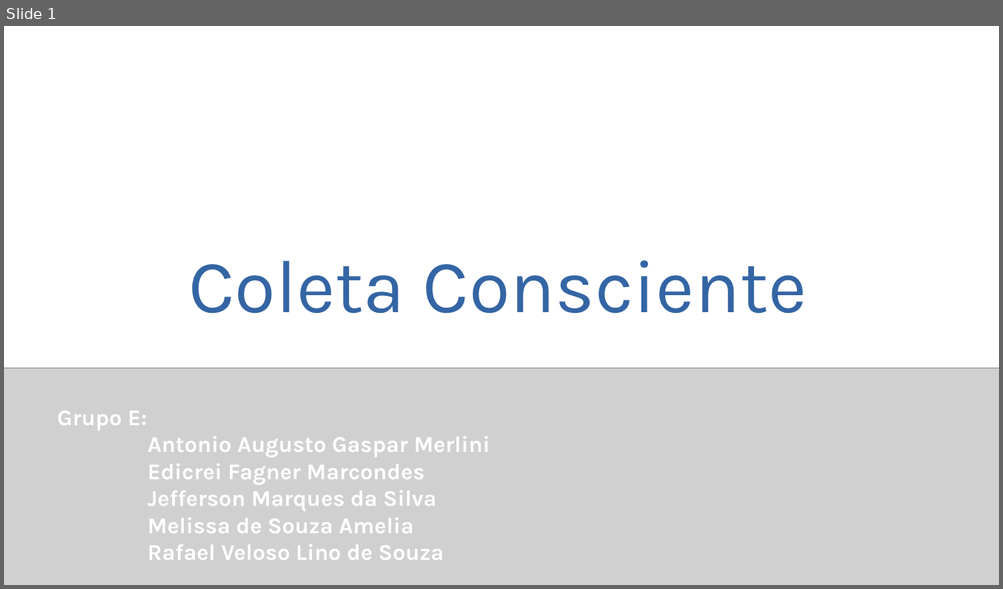
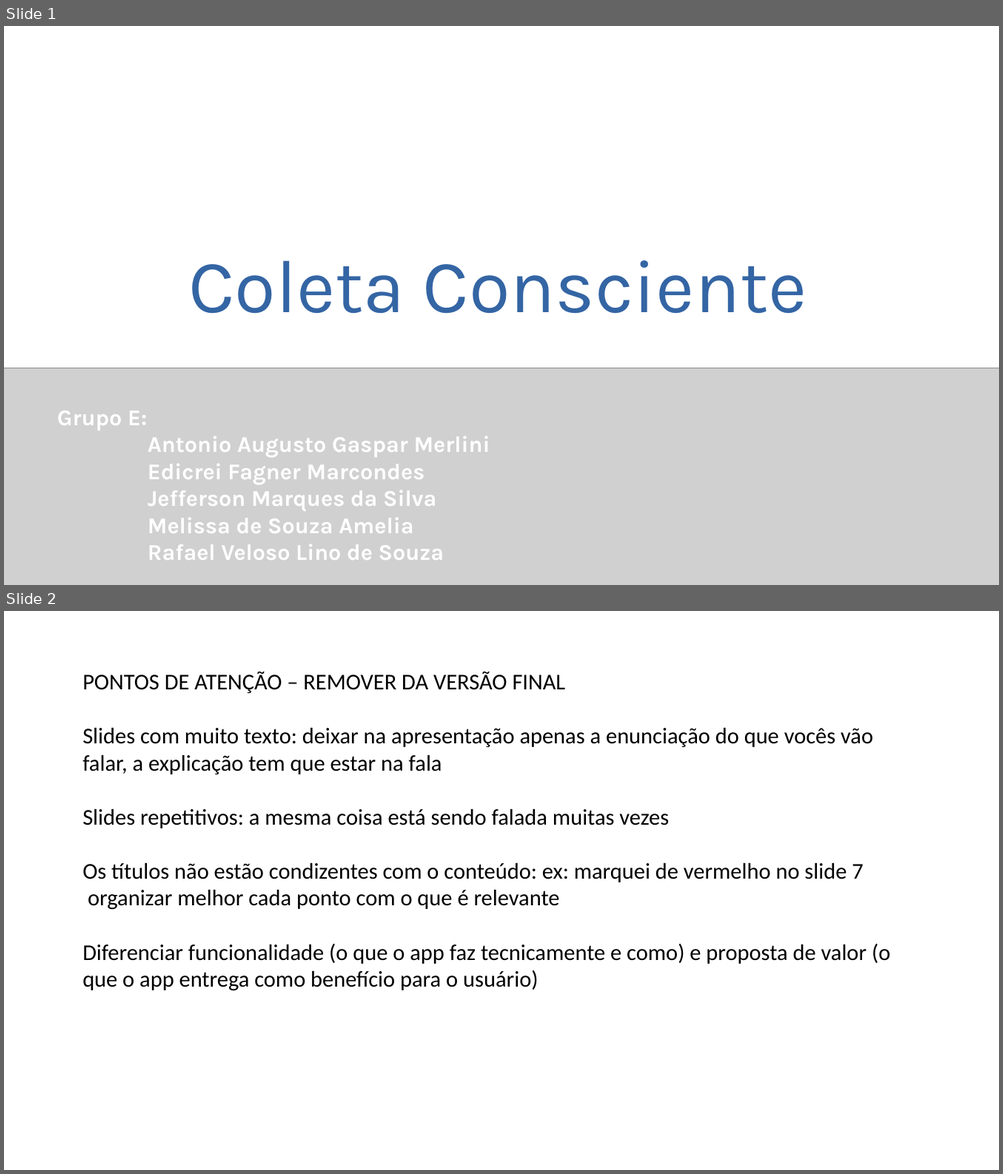
Before and after one commit to MBA-Impacta/mvp-coleta-consciente-descricao, a slide deck: SlidesMVP.odp. Shown one above the other, each under a label of ours: slide 1 before the commit, slides 1 and 2 after it. The pictures are 1003x589 and 1003x1174 pixels, drawn with LibreOffice and Linux fonts; fonts in the diff are those of the drawing; grey boxes stand for pictures. Boxes give left, top, right and bottom in pixels: in the first picture for what was removed or moved away, otherwise in the second. Text is boxed around its words. In the diff, an @@ line names an element or a change of style, - is before the commit and + after.

```diff
--- a/SlidesMVP.odp
+++ b/SlidesMVP.odp
@@ slide 2 added at box(4, 611, 999, 1170), background #FFFFFF @@
@@ text added at box(82, 671, 890, 991), 18 pt, text #000000 @@
+PONTOS DE ATENÇÃO – REMOVER DA VERSÃO FINAL
+Slides com muito texto: deixar na apresentação apenas a enunciação do que vocês vão falar, a explicação tem que estar na fala
+Slides repetitivos: a mesma coisa está sendo falada muitas vezes
+Os títulos não estão condizentes com o conteúdo: ex: marquei de vermelho no slide 7
+organizar melhor cada ponto com o que é relevante
+Diferenciar funcionalidade (o que o app faz tecnicamente e como) e proposta de valor (o que o app entrega como benefício para o usuário)
```
Also in this commit, not shown: 8 other slides changed, 2 other slides added, 7 slides removed.
